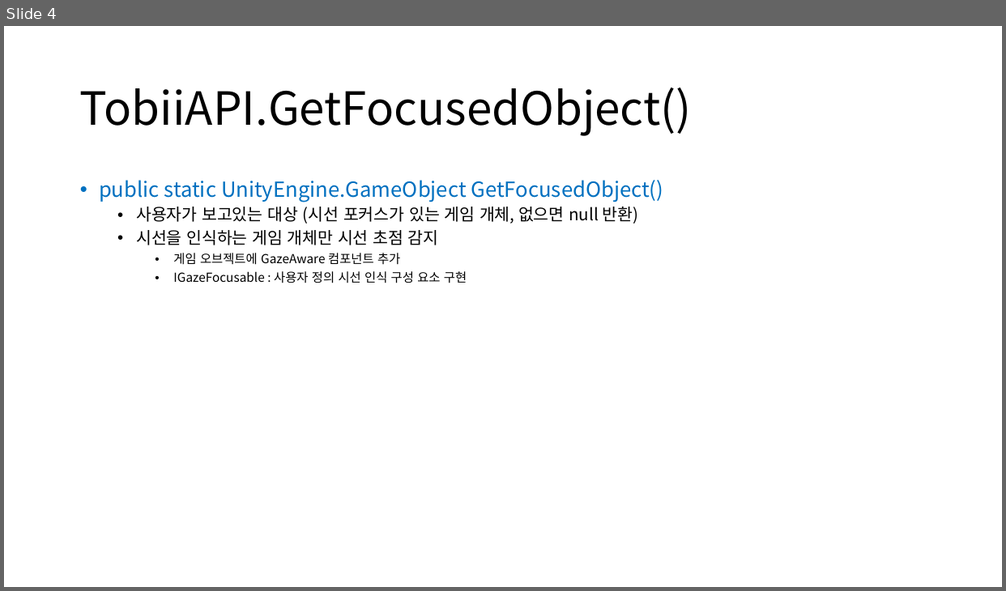
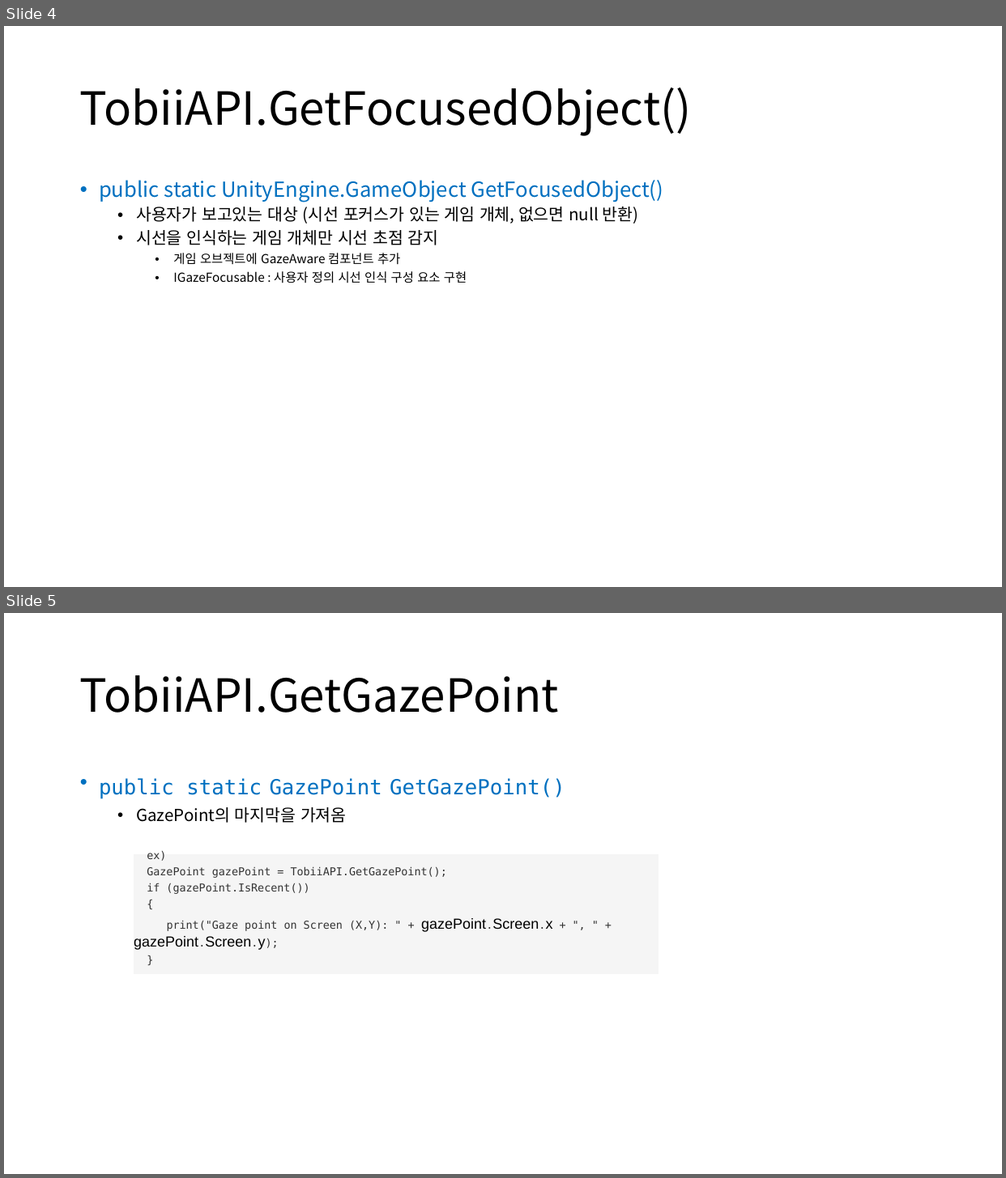
Before and after one commit to JiYoung-Kwon/Tobii_UnitySDK, a slide deck: Docs/TobiiAPI.pptx. Shown one above the other, each under a label of ours: slide 4 before the commit, slides 4 and 5 after it. The pictures are 1006x591 and 1006x1178 pixels, drawn with LibreOffice and Linux fonts; fonts in the diff are those of the drawing. Boxes give left, top, right and bottom in pixels: in the first picture for what was removed or moved away, otherwise in the second. Text is boxed around its words. In the diff, an @@ line names an element or a change of style, - is before the commit and + after.

Commit message:
Tobii API 분석, 정리 (2)

```diff
--- a/Docs/TobiiAPI.pptx
+++ b/Docs/TobiiAPI.pptx
@@ slide 5 added at (x1=4, y1=613, x2=1002, y2=1174), background #FFFFFF @@
@@ title added at (x1=80, y1=675, x2=559, y2=713), 44 pt, text #000000 @@
+TobiiAPI.GetGazePoint
@@ text added at (x1=99, y1=778, x2=565, y2=823), 20 pt, text #0070C0 @@
+• public static GazePoint GetGazePoint()
+  • GazePoint의 마지막을 가져옴
@@ rectangle added at (x1=134, y1=855, x2=658, y2=974), fill #F5F5F5, 10.5 pt, text #333333 @@
+ex)
+GazePoint gazePoint = TobiiAPI.GetGazePoint();
+if (gazePoint.IsRecent())
+{
+print("Gaze point on Screen (X,Y): " + gazePoint.Screen.x + ", " + gazePoint.Screen.y);
+}
```
Also in this commit, not shown: 3 slides changed, 7 other slides added.
